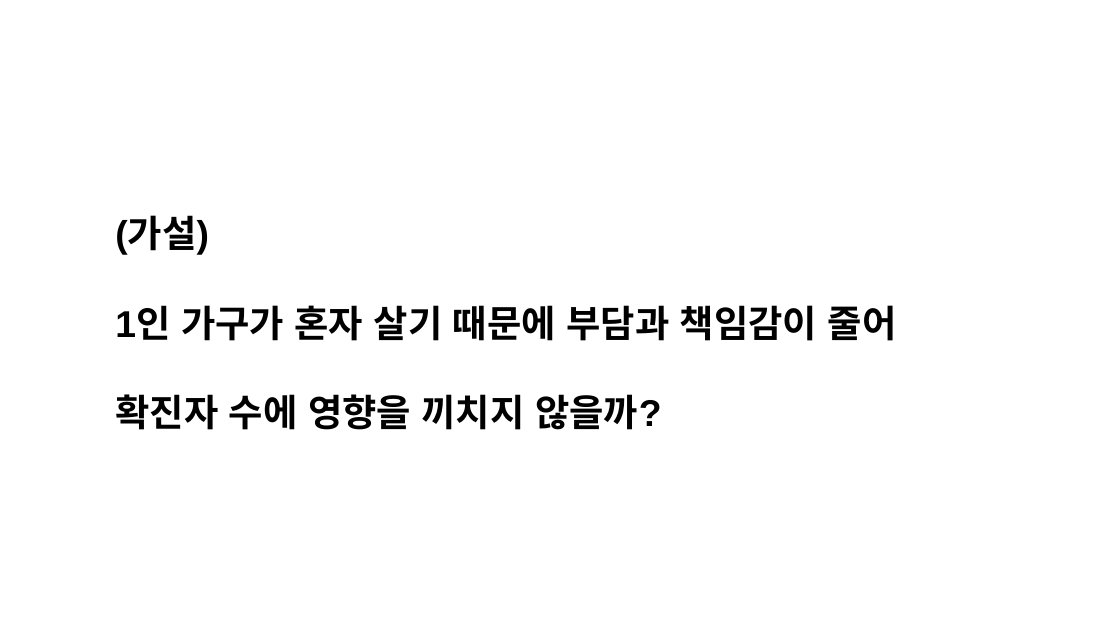
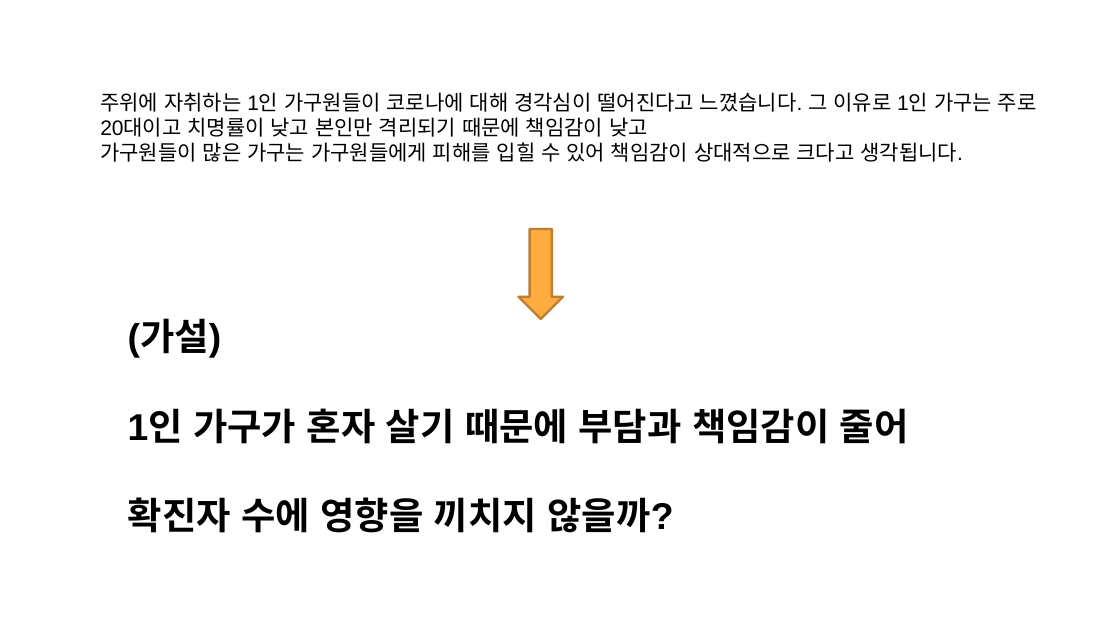
Before and after one commit to JooEHyeon/CORONA19_data_analysis, a slide deck: slide 22 of 최종합본.pptx (slide 30 before the commit). Drawn at 1120x630 pixels with LibreOffice and Linux fonts; fonts in the diff are those of the drawing. Boxes give left, top, right and bottom in pixels: in the first picture for what was removed or moved away, otherwise in the second. Text is boxed around its words. In the diff, an @@ line names an element or a change of style, - is before the commit and + after.

```diff
--- a/최종합본.pptx
+++ b/최종합본.pptx
@@ text added at [100,92,1037,162], 18 pt, text #000000 @@
+주위에 자취하는 1인 가구원들이 코로나에 대해 경각심이 떨어진다고 느꼈습니다. 그 이유로 1인 가구는 주로 20대이고 치명률이 낮고 본인만 격리되기 때문에 책임감이 낮고
+가구원들이 많은 가구는 가구원들에게 피해를 입힐 수 있어 책임감이 상대적으로 크다고 생각됩니다.
@@ down arrow added at [518,229,563,319], fill #FFAB40, outline #BD7F2F 2 pt @@
@@ text "(가설)": place and size @@
-text "(가설)" at [115,218,897,430]
+text "(가설)" at [128,321,909,533]
```
Also in this commit, not shown: 5 other slides changed, 12 slides removed.
